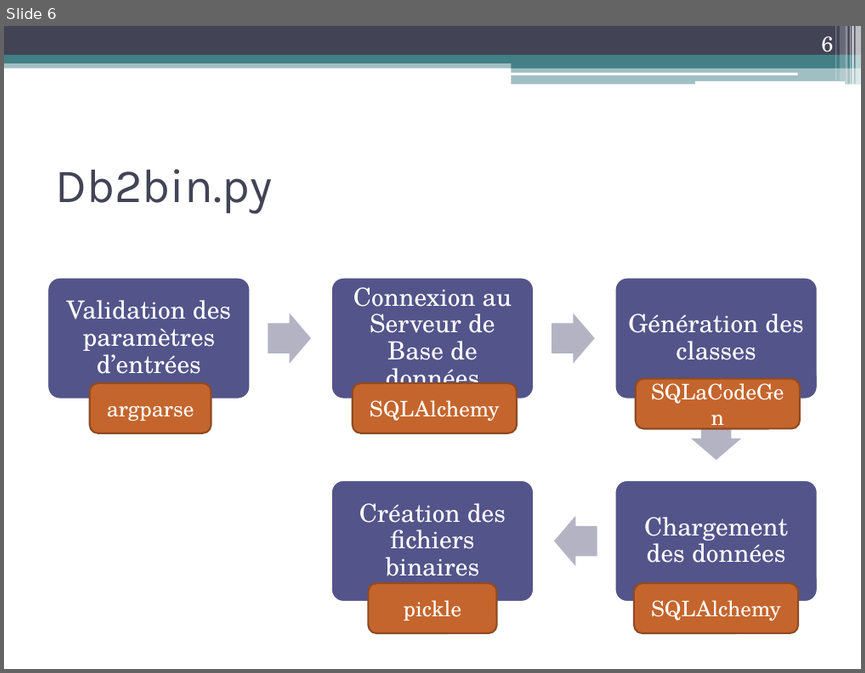
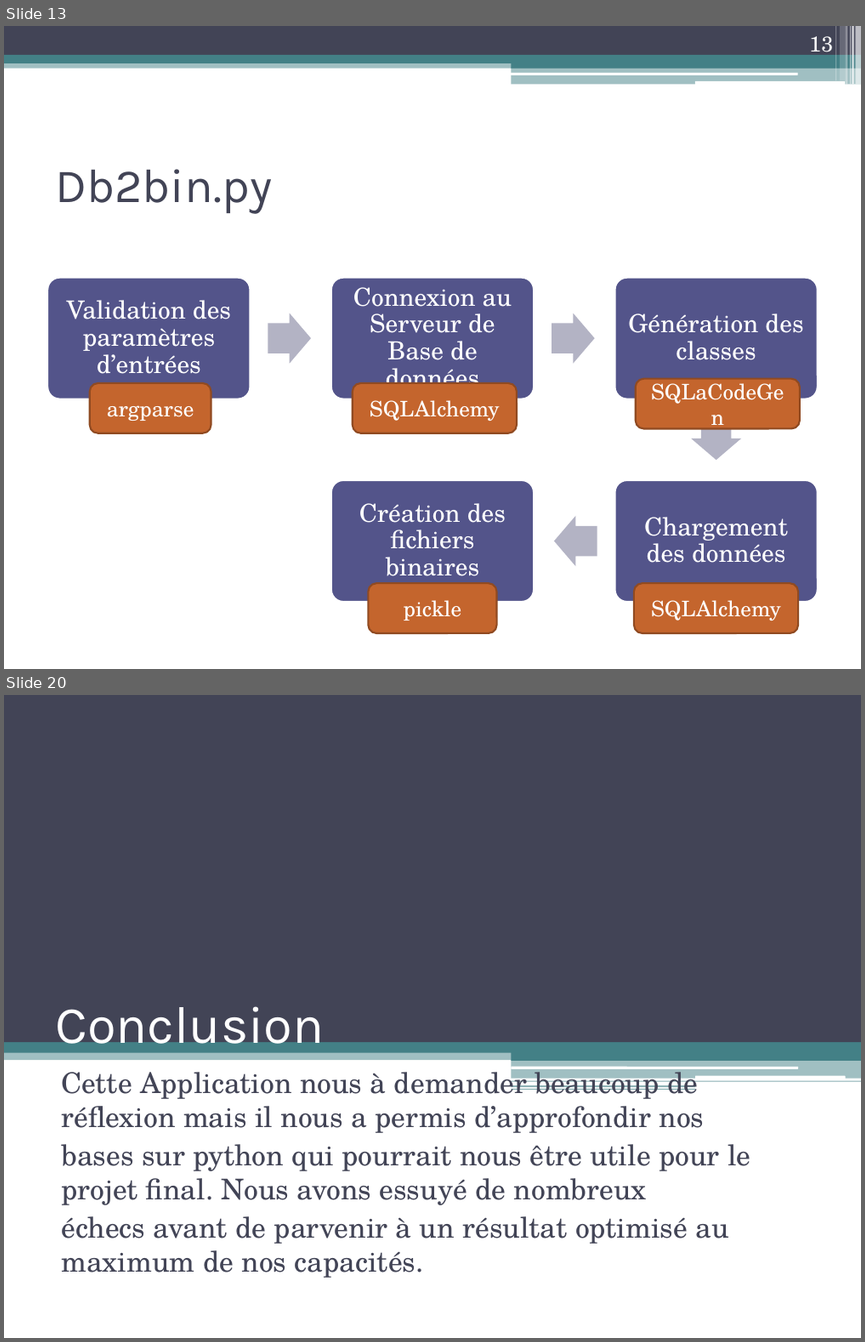
Before and after one commit to anunnakian/db2file, a slide deck: docs/dataMigrator.pptx. Shown one above the other, each under a label of ours: slide 6 before the commit, slides 13 and 20 after it; the slides between them are not shown. The pictures are 865x673 and 865x1342 pixels, drawn with LibreOffice and Linux fonts; fonts in the diff are those of the drawing. Boxes give left, top, right and bottom in pixels: in the first picture for what was removed or moved away, otherwise in the second. Text is boxed around its words. In the diff, an @@ line names an element or a change of style, - is before the commit and + after.

```diff
--- a/docs/dataMigrator.pptx
+++ b/docs/dataMigrator.pptx
@@ slide 20 added at (4,695,861,1338), background #FFFFFF @@
@@ rectangle added at (4,695,861,1042), fill #424456 @@
@@ title added at (55,1006,324,1055), 44 pt, text #FFFFFF @@
+Conclusion
@@ rectangle added at (4,1037,861,1060), fill #438086 at 50% opacity @@
@@ rectangle added at (4,1039,861,1052), fill #438086 @@
@@ rectangle added at (605,1036,861,1059), fill #438086 @@
@@ subtitle added at (61,1064,750,1277), 24 pt, text #424456 @@
+Cette Application nous à demander beaucoup de réflexion mais il nous a permis d’approfondir nos
+bases sur python qui pourrait nous être utile pour le projet final. Nous avons essuyé de nombreux
+échecs avant de parvenir à un résultat optimisé au maximum de nos capacités.
@@ rectangle added at (511,1052,861,1061), fill #438086 @@
@@ rectangle added at (511,1060,861,1078), fill #438086 at 50% opacity @@
@@ rounded rectangle added at (511,1066,798,1068), fill #FFFFFF @@
@@ rounded rectangle added at (695,1076,846,1079), fill #FFFFFF @@
@@ rectangle added at (511,1081,861,1082), fill #438086 at 65% opacity @@
@@ rectangle added at (511,1085,695,1087), fill #438086 at 60% opacity @@
@@ rectangle added at (511,1089,695,1089), fill #438086 at 65% opacity @@
@@ what was slide 6 is now slide 13 @@
@@ page number at (809,36,833,58): text changed @@
-6
+13
```
Also in this commit, not shown: 4 slides changed, 13 other slides added, 2 slides removed.
